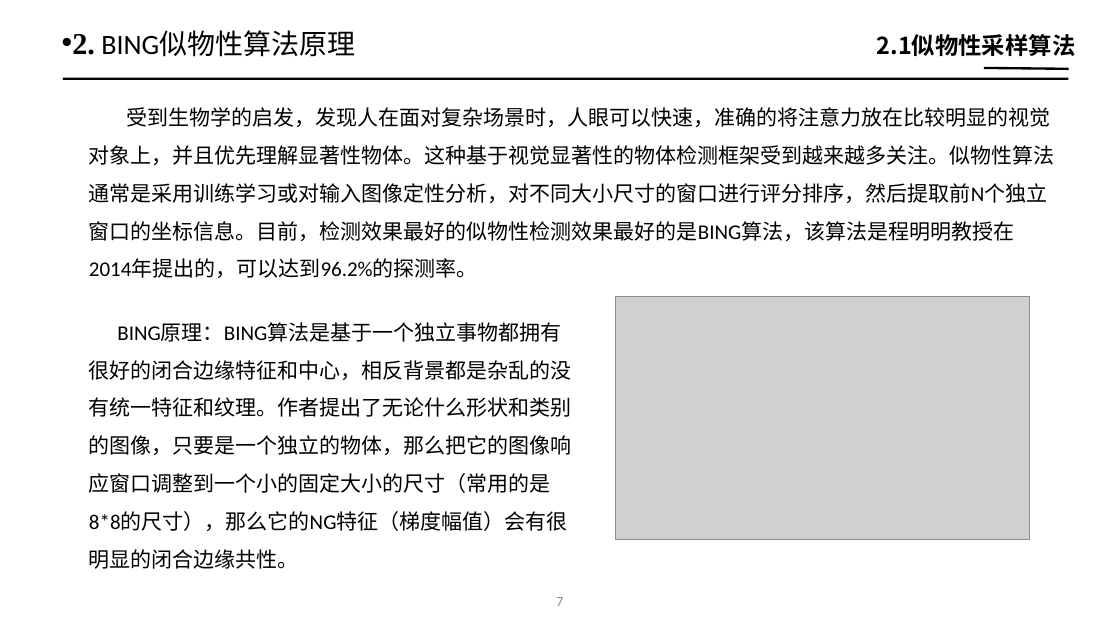
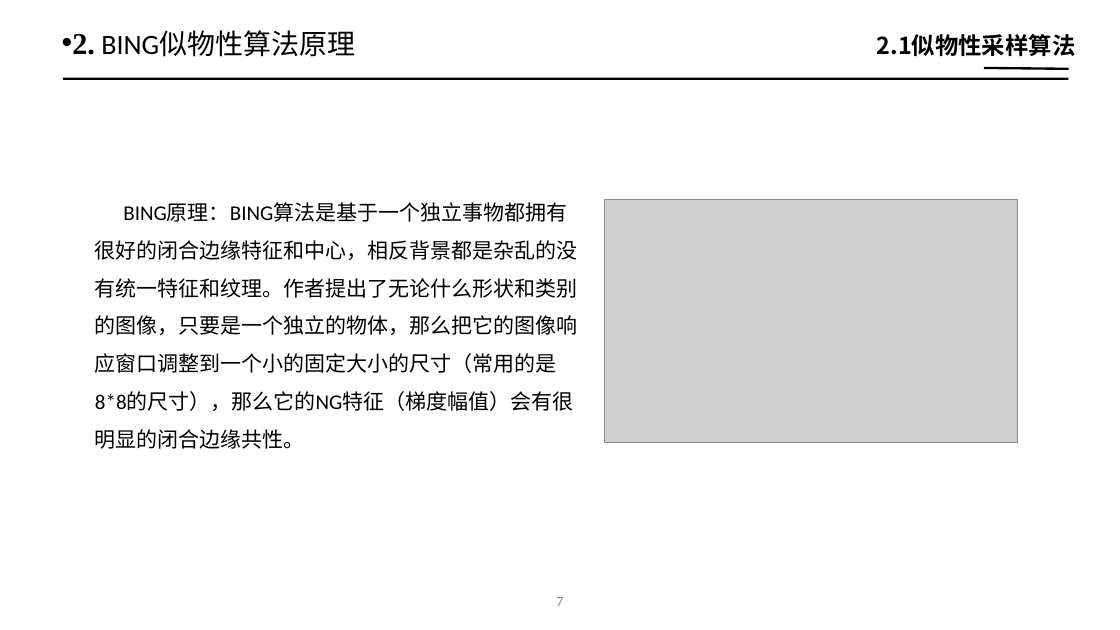
Before and after one commit to ailungoal/paper, a slide deck: slide 8 of 【王卫芳】硕士学位论文答辩.pptx. Drawn at 1120x630 pixels with LibreOffice and Linux fonts; fonts in the diff are those of the drawing; grey boxes stand for pictures. Boxes give left, top, right and bottom in pixels: in the first picture for what was removed or moved away, otherwise in the second. Text is boxed around its words. In the diff, an @@ line names an element or a change of style, - is before the commit and + after.

```diff
--- a/【王卫芳】硕士学位论文答辩.pptx
+++ b/【王卫芳】硕士学位论文答辩.pptx
@@ text removed at <box>89,107,1055,278</box> @@
-受到生物学的启发，发现人在面对复杂场景时，人眼可以快速，准确的将注意力放在比较明显的视觉对象上，并且优先理解显著性物体。这种基于视觉显著性的物体检测框架受到越来越多关注。似物性算法通常是采用训练学习或对输入图像定性分析，对不同大小尺寸的窗口进行评分排序，然后提取前N个独立窗口的坐标信息。目前，检测效果最好的似物性检测效果最好的是BING算法，该算法是程明明教授在2014年提出的，可以达到96.2%的探测率。
@@ text "BING原理：BING算法是基于一个独立事物都拥有很好的闭合边缘特征和中心，相反背景都是杂乱的没有统一特征和纹理。作者提 ...": place and size @@
-text "BING原理：BING算法是基于一个独立事物都拥有很好的闭合边缘特征和中心，相反背景都是杂乱的没有统一特征和纹理。作者提 ..." at <box>89,322,572,569</box>
+text "BING原理：BING算法是基于一个独立事物都拥有很好的闭合边缘特征和中心，相反背景都是杂乱的没有统一特征和纹理。作者提 ..." at <box>95,203,578,449</box>
@@ picture: place and size @@
-picture at <box>616,297,1029,539</box>
+picture at <box>604,199,1017,442</box>
```
Also in this commit, not shown: 11 other slides changed, 7 slides added, 16 slides removed, 1 other file.
